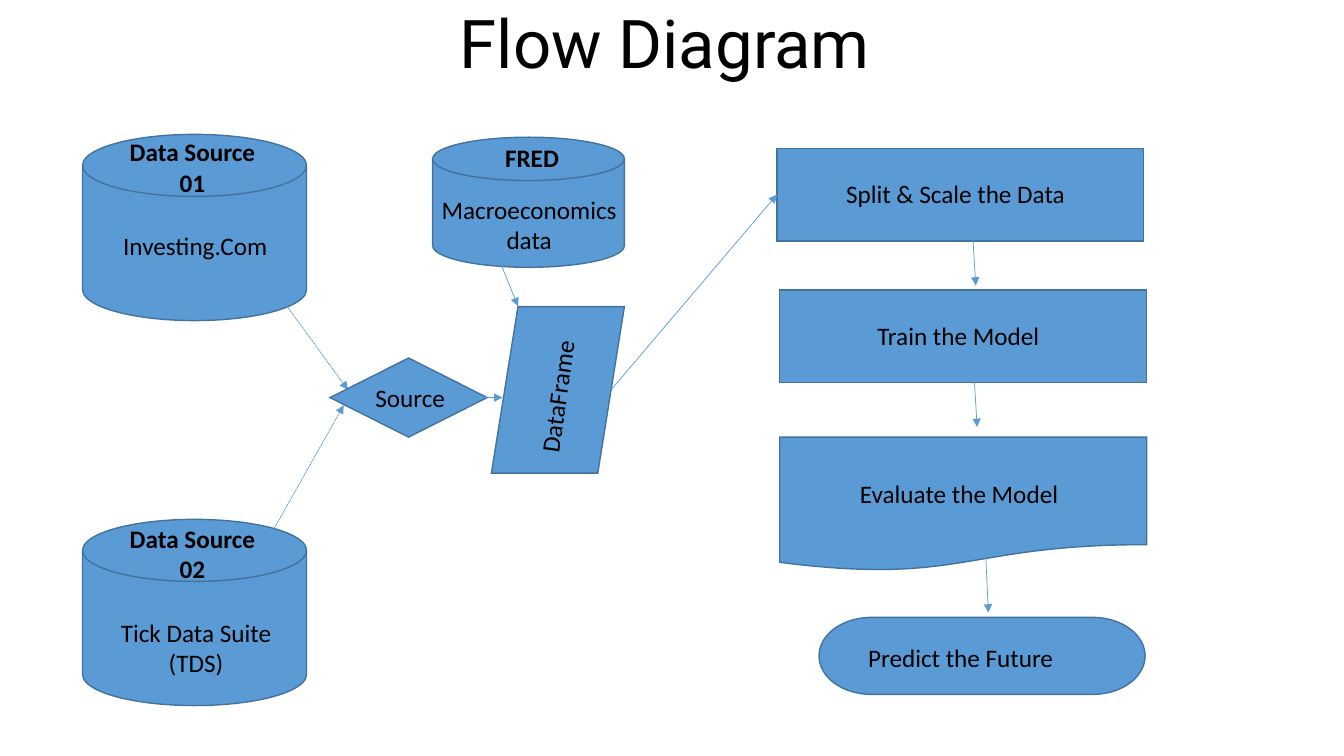
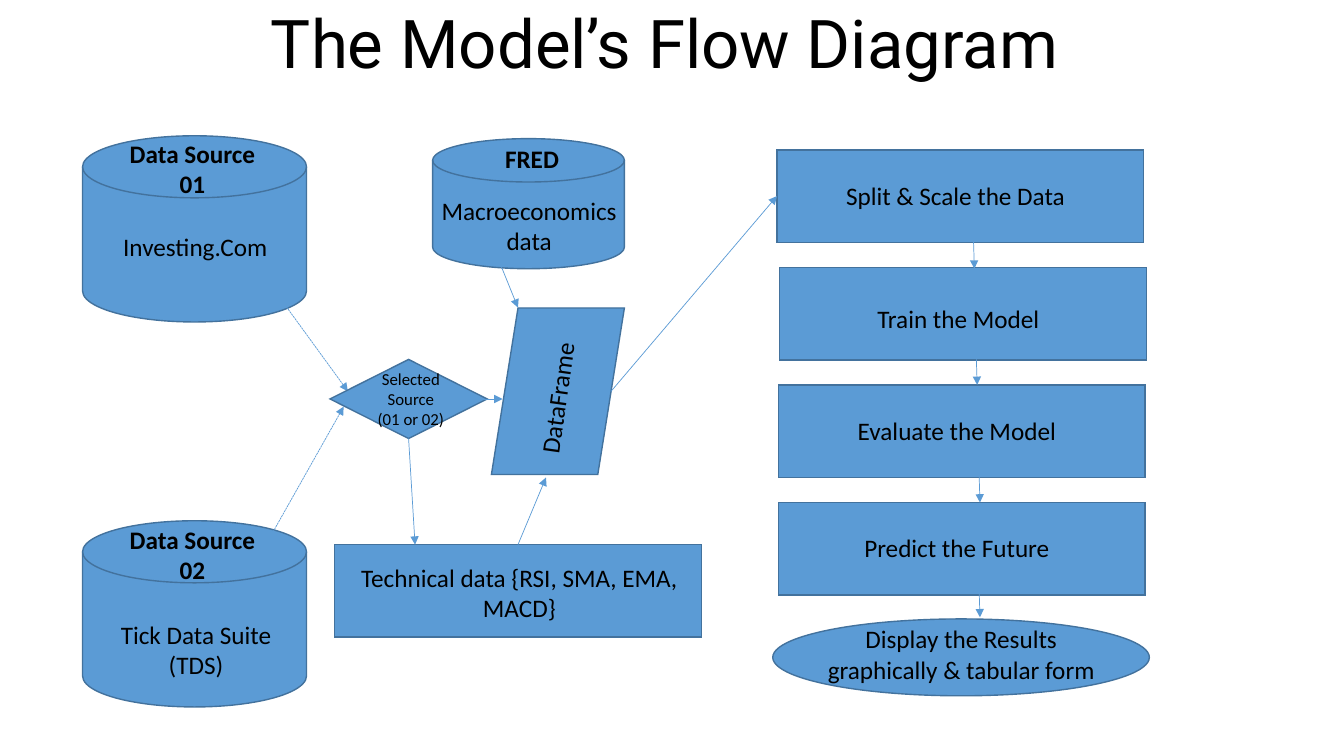
Before and after one commit to Akubue4U/PyProjects, a slide deck: slide 15 of MyBDAThesis/Akubue Simon - Thesis Presentation.pptx. Drawn at 1344x756 pixels with LibreOffice and Linux fonts; fonts in the diff are those of the drawing. Boxes give left, top, right and bottom in pixels: in the first picture for what was removed or moved away, otherwise in the second. Text is boxed around its words. In the diff, an @@ line names an element or a change of style, - is before the commit and + after.

```diff
--- a/MyBDAThesis/Akubue Simon - Thesis Presentation.pptx
+++ b/MyBDAThesis/Akubue Simon - Thesis Presentation.pptx
@@ text at [271,17,1058,82]: text changed @@
-Flow Diagram
+The Model’s Flow Diagram
@@ arrow moved from (973, 240) - (976, 285) to (973, 224) - (975, 269) @@
@@ rectangle: place and size @@
-rectangle at [780,290,1147,383]
+rectangle at [780,267,1147,360]
@@ text "Train the Model": place and size @@
-text "Train the Model" at [877,327,1039,345]
+text "Train the Model" at [877,310,1039,328]
@@ arrow moved from (975, 381) - (977, 427) to (976, 340) - (977, 385) @@
@@ text at [378,371,444,429]: text changed; size 18 to 12 pt @@
-Source
+Selected Source (01 or 02)
@@ text "Evaluate the Model": place and size @@
-text "Evaluate the Model" at [860,485,1058,503]
+text "Evaluate the Model" at [858,422,1055,440]
@@ flow chart document removed at [780,438,1147,572] @@
@@ group added at [335,385,1145,685]: 3 rectangles, 3 arrows, 2 texts @@
+Display the Results graphically & tabular form
+Technical data {RSI, SMA, EMA, MACD}
@@ text "Predict the Future": place and size @@
-text "Predict the Future" at [868,649,1053,667]
+text "Predict the Future" at [864,539,1049,557]
@@ text "Predict the Future" at [864,539,1049,557]: alignment left to centre @@
@@ arrow moved from (986, 552) - (989, 613) to (979, 572) - (980, 617) @@
@@ ellipse: place and size @@
-ellipse at [819,617,1145,694]
+ellipse at [773,619,1150,696]
@@ ellipse at [773,619,1150,696]: pill shape to ellipse @@
```
Also in this commit, not shown: 5 other slides changed, 14 slides added, 1 other file.
